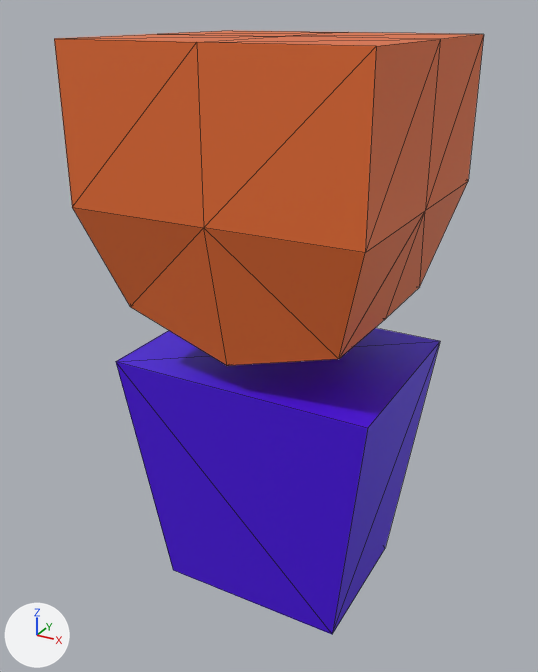
A saved change to the COLLADA model models/Player/Player.dae.
Rendered twice from a camera (50 mm lens) standing at (0.564, -1.077, 0.951) and looking at (-0.022, -0.011, 0.419). Lighting does not change. The marker at lower left points along +X, +Y and +Z. Mesh edges are drawn as thin lines.

Names of what the first picture shows: 'PlayerModel.001'.
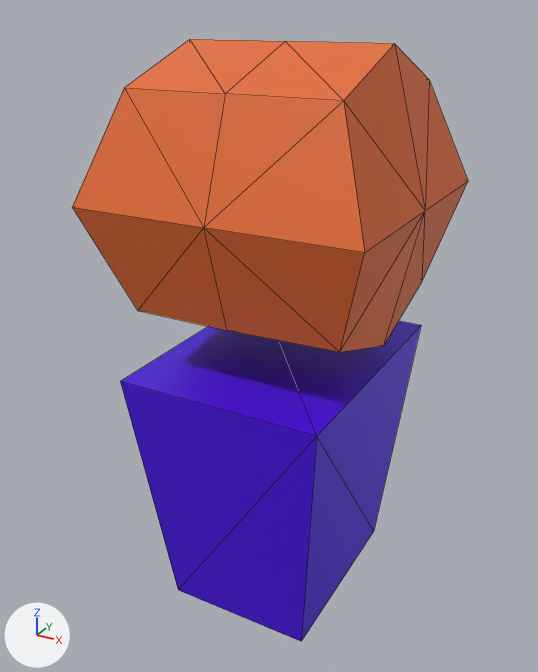
Commit message: Adjusting Player model mesh

Patch to the scene script:
```diff
--- a/models/Player/Player.dae.py
+++ b/models/Player/Player.dae.py
@@ me_cube_001 @@
 me_cube_001.from_pydata(...)  # 34 vertices, 60 faces; spans x -0.239..0.239, y -0.239..0.239, z -0.079..0.913
-me_cube_001.vertices[0].co = (-0.185, 0.172, 0.499)
-me_cube_001.vertices[1].co = (0.188, 0.172, 0.489)  # pixel (419, 287)
-me_cube_001.vertices[2].co = (-0.239, 0.239, 0.913)  # pixel (232, 30)
-me_cube_001.vertices[3].co = (-0.185, -0.188, 0.504)  # pixel (130, 306)
-me_cube_001.vertices[4].co = (0.188, -0.188, 0.495)  # pixel (338, 359)
-me_cube_001.vertices[5].co = (-0.239, -0.239, 0.913)  # pixel (54, 38)
-me_cube_001.vertices[6].co = (0.239, -0.239, 0.913)  # pixel (376, 46)
-me_cube_001.vertices[7].co = (0.239, 0.239, 0.913)  # pixel (483, 34)
-me_cube_001.vertices[8].co = (0.0, 0.172, 0.435)
-me_cube_001.vertices[9].co = (-0.239, 0.239, 0.674)
-me_cube_001.vertices[10].co = (-0.185, 0.0, 0.499)
-me_cube_001.vertices[11].co = (0.0, -0.188, 0.44)  # pixel (227, 365)
-me_cube_001.vertices[12].co = (-0.239, -0.239, 0.674)  # pixel (72, 207)
-me_cube_001.vertices[13].co = (0.0, -0.239, 0.913)  # pixel (196, 42)
-me_cube_001.vertices[14].co = (-0.239, 0.0, 0.913)  # pixel (157, 34)
-me_cube_001.vertices[15].co = (0.239, 0.0, 0.913)  # pixel (440, 39)
-me_cube_001.vertices[16].co = (0.239, -0.239, 0.674)  # pixel (365, 252)
-me_cube_001.vertices[17].co = (0.0, 0.239, 0.913)  # pixel (348, 32)
-me_cube_001.vertices[18].co = (0.239, 0.239, 0.674)  # pixel (468, 181)
-me_cube_001.vertices[19].co = (0.188, 0.0, 0.489)  # pixel (385, 318)
-me_cube_001.vertices[20].co = (0.239, 0.0, 0.674)  # pixel (425, 210)
-me_cube_001.vertices[21].co = (0.0, 0.0, 0.913)  # pixel (285, 36)
-me_cube_001.vertices[22].co = (0.0, -0.239, 0.674)  # pixel (203, 227)
-me_cube_001.vertices[23].co = (-0.239, 0.0, 0.674)
-me_cube_001.vertices[25].co = (0.0, 0.239, 0.674)
+# me_cube_001 part 1: the loose piece of 8 vertices spanning x -0.234..0.234, y -0.179..0.179, z -0.079..0.389 is turned 90 degrees about the z axis through its middle
+# me_cube_001 part 2
+me_cube_001.vertices[0].co = (-0.172, -0.185, 0.499)  # pixel (137, 310)
+me_cube_001.vertices[1].co = (-0.172, 0.188, 0.489)
+me_cube_001.vertices[2].co = (-0.174, -0.174, 0.845)  # pixel (124, 87)
+me_cube_001.vertices[3].co = (0.188, -0.185, 0.504)  # pixel (339, 352)
+me_cube_001.vertices[4].co = (0.188, 0.188, 0.495)  # pixel (422, 281)
+me_cube_001.vertices[5].co = (0.174, -0.174, 0.845)  # pixel (343, 100)
+me_cube_001.vertices[6].co = (0.174, 0.174, 0.845)  # pixel (429, 79)
+me_cube_001.vertices[7].co = (-0.174, 0.174, 0.845)
+me_cube_001.vertices[8].co = (-0.172, 0.0, 0.435)
+me_cube_001.vertices[9].co = (-0.239, -0.239, 0.674)  # pixel (72, 207)
+me_cube_001.vertices[10].co = (0.0, -0.185, 0.499)  # pixel (227, 330)
+me_cube_001.vertices[11].co = (0.188, 0.0, 0.44)  # pixel (383, 345)
+me_cube_001.vertices[12].co = (0.239, -0.239, 0.674)  # pixel (364, 252)
+me_cube_001.vertices[13].co = (0.174, 0.0, 0.906)  # pixel (394, 43)
+me_cube_001.vertices[14].co = (0.0, -0.174, 0.845)  # pixel (225, 93)
+me_cube_001.vertices[15].co = (0.0, 0.174, 0.845)
+me_cube_001.vertices[16].co = (0.239, 0.239, 0.674)  # pixel (468, 181)
+me_cube_001.vertices[17].co = (-0.174, 0.0, 0.906)  # pixel (189, 39)
+me_cube_001.vertices[18].co = (-0.239, 0.239, 0.674)
+me_cube_001.vertices[19].co = (0.0, 0.188, 0.489)
+me_cube_001.vertices[20].co = (0.0, 0.239, 0.674)
+me_cube_001.vertices[21].co = (0.0, 0.0, 0.906)  # pixel (285, 41)
+me_cube_001.vertices[22].co = (0.239, 0.0, 0.674)  # pixel (425, 210)
+me_cube_001.vertices[23].co = (0.0, -0.239, 0.674)  # pixel (203, 227)
+me_cube_001.vertices[25].co = (-0.239, 0.0, 0.674)
 me_cube_001.materials.append(mat_material_002)
```

Changed parts and their boxes (x1, y1, x2, y2) in the pictures (538 x 672 px; the box of a moved part takes in the faces that stretch with it):
'PlayerModel.001', reshaped (8% narrower)
    before: (54, 30, 484, 634)
    after: (72, 39, 468, 641)
part 1 of me_cube_001, moved or reshaped
    before: (116, 328, 440, 634)
    after: (120, 321, 421, 641)
part 2 of me_cube_001, moved or reshaped
    before: (54, 30, 484, 365)
    after: (72, 39, 468, 352)
